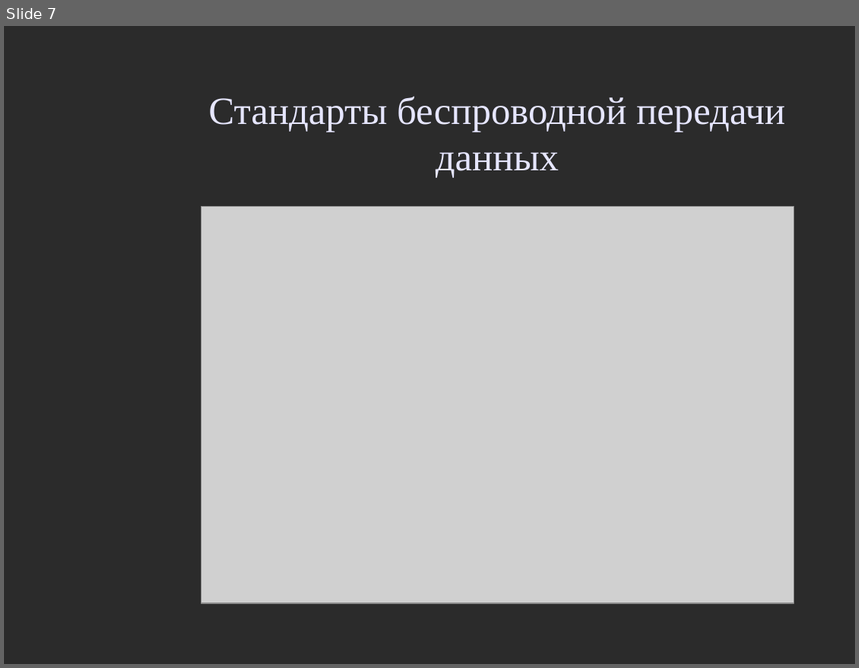
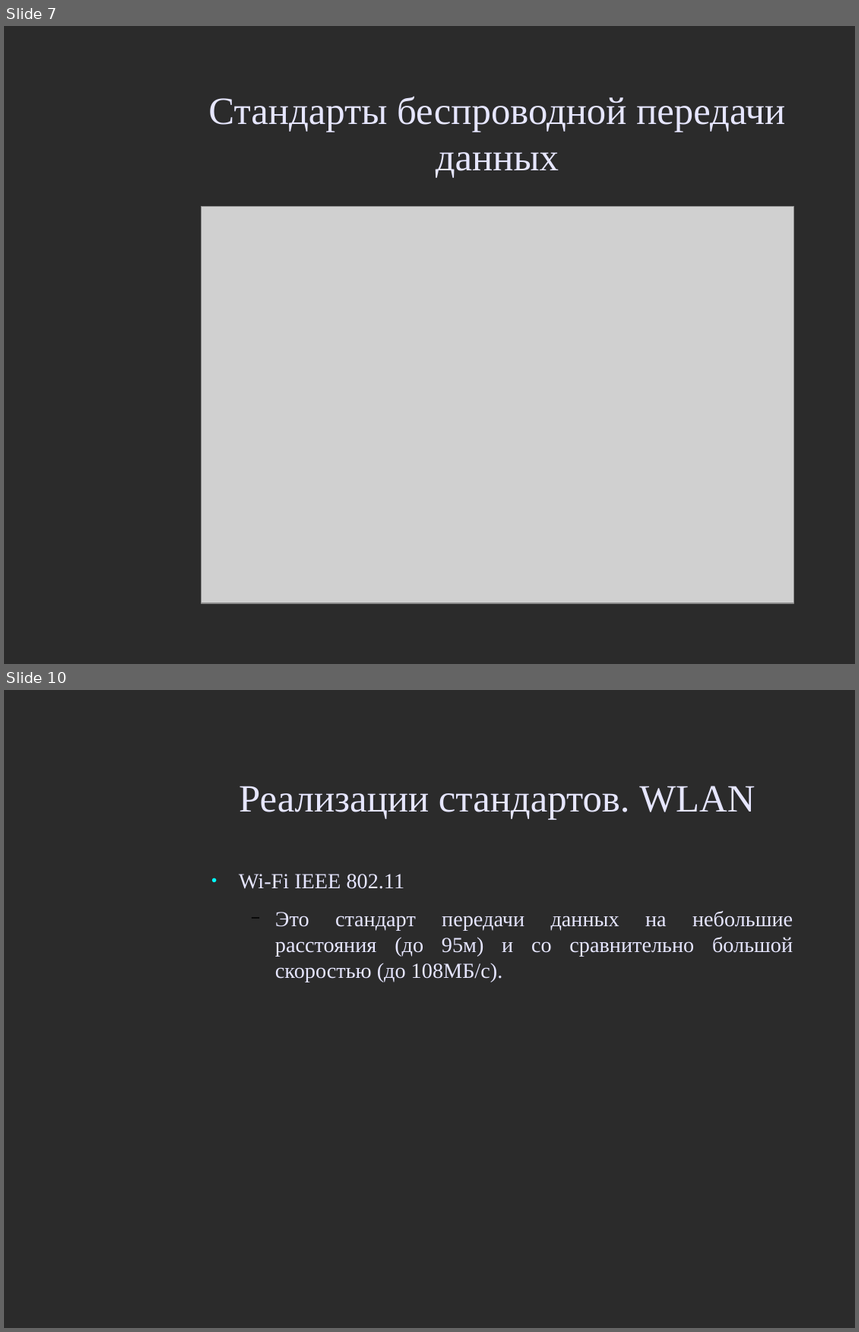
Before and after one commit to aeremenok/a-team-777, a slide deck: 10/smm/doc/eav_wireless.odp. Shown one above the other, each under a label of ours: slide 7 before the commit, slides 7 and 10 after it; the slides between them are not shown. The pictures are 859x668 and 859x1332 pixels, drawn with LibreOffice and Linux fonts; fonts in the diff are those of the drawing; grey boxes stand for pictures; background and template pictures are left out; a plain dark background stands for a picture behind light text. Boxes give left, top, right and bottom in pixels: in the first picture for what was removed or moved away, otherwise in the second. Text is boxed around its words. In the diff, an @@ line names an element or a change of style, - is before the commit and + after.

```diff
--- a/10/smm/doc/eav_wireless.odp
+++ b/10/smm/doc/eav_wireless.odp
@@ slide 10 added at (4, 690, 855, 1328), background picture (left out) @@
@@ title added at (239, 786, 755, 819), 36 pt, text #E6E6FF @@
+Реализации стандартов. WLAN
@@ text added at (239, 874, 793, 982), 20 pt, text #E6E6FF @@
+● Wi-Fi IEEE 802.11
+  − Это стандарт передачи данных на небольшие расстояния (до 95м) и со сравнительно большой скоростью (до 108МБ/с).
```
Also in this commit, not shown: 1 slide changed, 37 other slides added, 1 other file.
